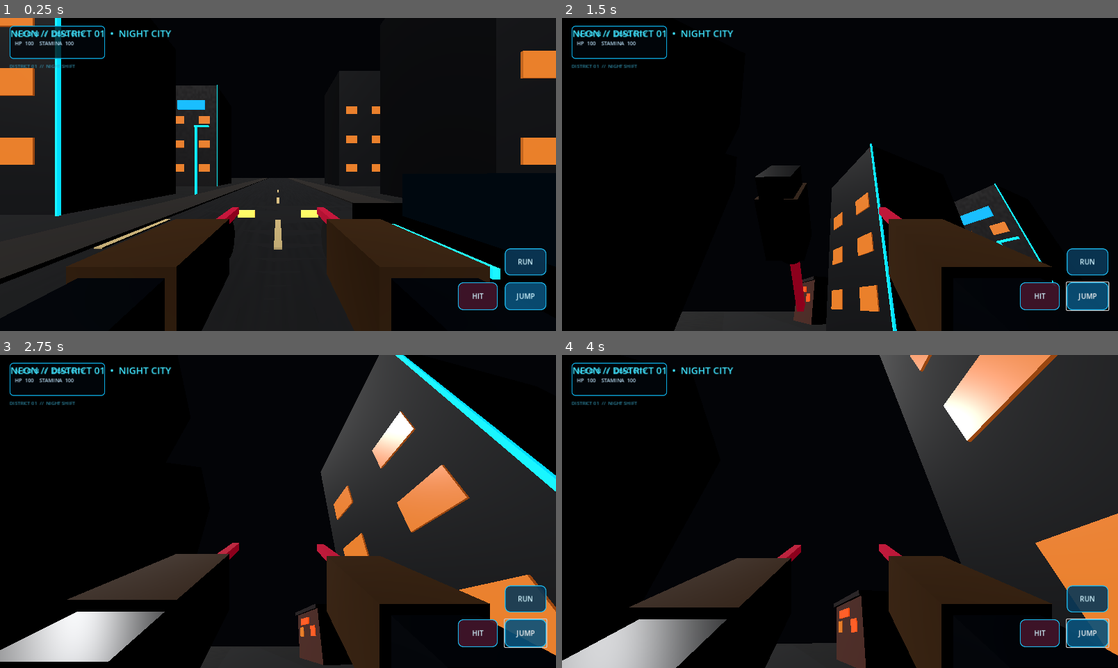
Above: before the commit, frames 1-4 (two rows, left to right).
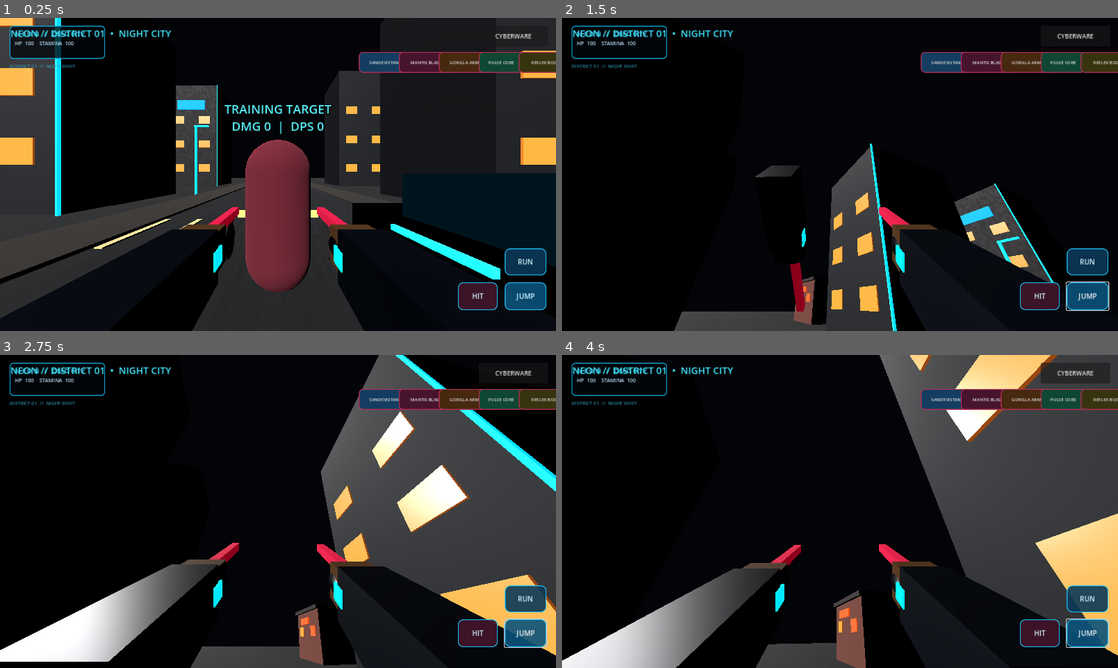
Above: after the commit, the same moments.

Repository: sylph564/neon-dead-city
Game: Godot game, scene res://scenes/district01.tscn
Same seed, same stepped clock (60 frames per second), same inputs: the game is played once before the commit and once after it.
Inputs (mouse positions are in pixels of both pictures, inside the frame that each line leads up to):
- Up to frame 1 (0.25 s): no input
- Up to frame 2 (1.5 s): click "JUMP" at 0.5 s; tap Enter at 1.25 s; move the mouse to (867, 174) at 1.27 s; hold W from 1.28 s (still down); tap F at 1.35 s
- Up to frame 3 (2.75 s): keep holding W; tap Space at 1.52, 2.27 s; move the mouse to (250, 511) at 2.02 s; tap Shift at 2.1 s
- Up to frame 4 (4 s): keep holding W; move the mouse to (851, 505) at 2.77 s; tap F at 2.85 s; move the mouse to (834, 517) at 3.52 s; tap Shift at 3.6 s; tap Space at 3.77 s

The runs differ from the first frame. In frame 1, 26% of the frame differs, in the area x 0-100%, y 0-100%; in frame 2, 14%; in frame 3, 29%, in the area x 0-100%, y 4-100%; in frame 4, 27%.
Error before the commit: Invalid access to property or key '<null>' on a base object of type 'Dictionary'. (res://scripts/cyberware.gd:260)
Error after the commit: Invalid access to property or key '<null>' on a base object of type 'Dictionary'. (res://scripts/cyberware.gd:273)

Commit message:
Fix cyberware UI initialization and training dummy placement

Diff:
--- a/scripts/cyberware.gd
+++ b/scripts/cyberware.gd
@@ -8,9 +8,16 @@
 var capacity_label: Label
 
 func _ready():
+    # Wait until the Player has completed its own _ready() and created its camera/arms.
+    call_deferred("_initialize_cyberware")
+
+func _initialize_cyberware():
+    if not is_instance_valid(player):
+        push_error("Cyberware: Player reference is missing")
+        return
+    _create_interface()
     _create_dummy()
-    _create_interface()
-    call_deferred("_create_arm_implants")
+    _create_arm_implants()
 
 func _process(_delta):
     var now = Time.get_ticks_msec()
@@ -51,9 +58,9 @@
         mantis_visuals.append(blade)
         var gauntlet = MeshInstance3D.new()
         var gauntlet_mesh = BoxMesh.new()
-        gauntlet_mesh.size = Vector3(0.24, 0.25, 0.42)
+        gauntlet_mesh.size = Vector3(0.18, 0.17, 0.25)
         gauntlet.mesh = gauntlet_mesh
-        gauntlet.position = Vector3(0.0, -0.015, 0.02)
+        gauntlet.position = Vector3(0.0, -0.015, -0.12)
         gauntlet.material_override = armor_mat
         pivot.add_child(gauntlet)
         gorilla_visuals.append(gauntlet)
@@ -68,7 +75,12 @@
 func _create_interface():
     var layer = CanvasLayer.new()
     layer.name = "CyberwareLayer"
-    player.add_child(layer)
+    layer.layer = 50
+    layer.follow_viewport_enabled = false
+    var scene_root = get_tree().current_scene
+    if scene_root == null:
+        scene_root = get_tree().root
+    scene_root.add_child(layer)
     var open = Button.new()
     open.text = "CYBERWARE"
     open.position = Vector2(-178, 18)
@@ -81,8 +93,9 @@
 
     panel = PanelContainer.new()
     panel.set_anchors_preset(Control.PRESET_CENTER)
-    panel.position = Vector2(-185, -165)
-    panel.custom_minimum_size = Vector2(370, 330)
+    panel.position = Vector2(-190, -170)
+    panel.size = Vector2(380, 340)
+    panel.custom_minimum_size = Vector2(380, 340)
     panel.visible = false
     var style = StyleBoxFlat.new()
     style.bg_color = Color(0.012, 0.018, 0.03, 0.98)
@@ -293,7 +306,7 @@
     var dummy = StaticBody3D.new()
     dummy.name = "CombatTrainingDummy"
     dummy.set_script(preload("res://scripts/damage_dummy.gd"))
-    dummy.position = player.global_position - player.global_transform.basis.z * 3.2
+    dummy.position = Vector3.ZERO
     dummy.add_to_group("enemies")
     var shape = CollisionShape3D.new()
     var capsule = CapsuleShape3D.new()
@@ -321,4 +334,8 @@
     readout.modulate = Color(0.35,0.95,1.0)
     readout.billboard = BaseMaterial3D.BILLBOARD_ENABLED
     dummy.add_child(readout)
-    get_tree().current_scene.add_child(dummy)
+    var scene_root = get_tree().current_scene
+    if scene_root == null:
+        scene_root = get_tree().root
+    scene_root.add_child(dummy)
+    dummy.global_position = player.global_position - player.global_transform.basis.z * 2.35
